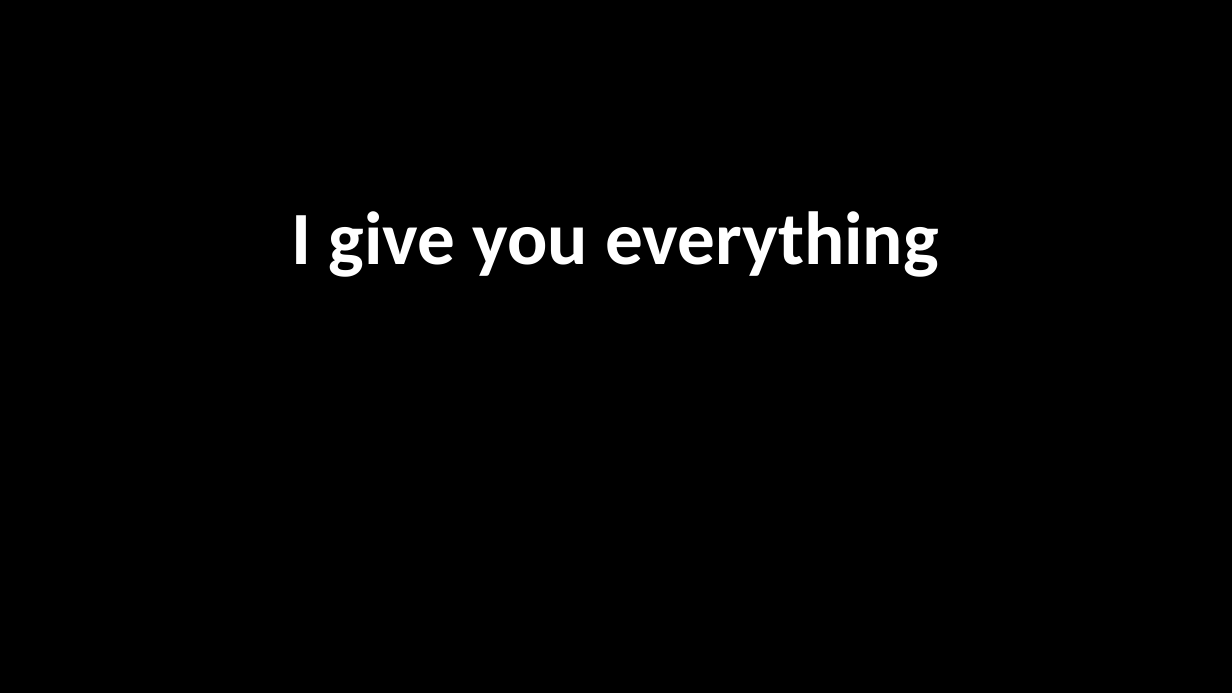
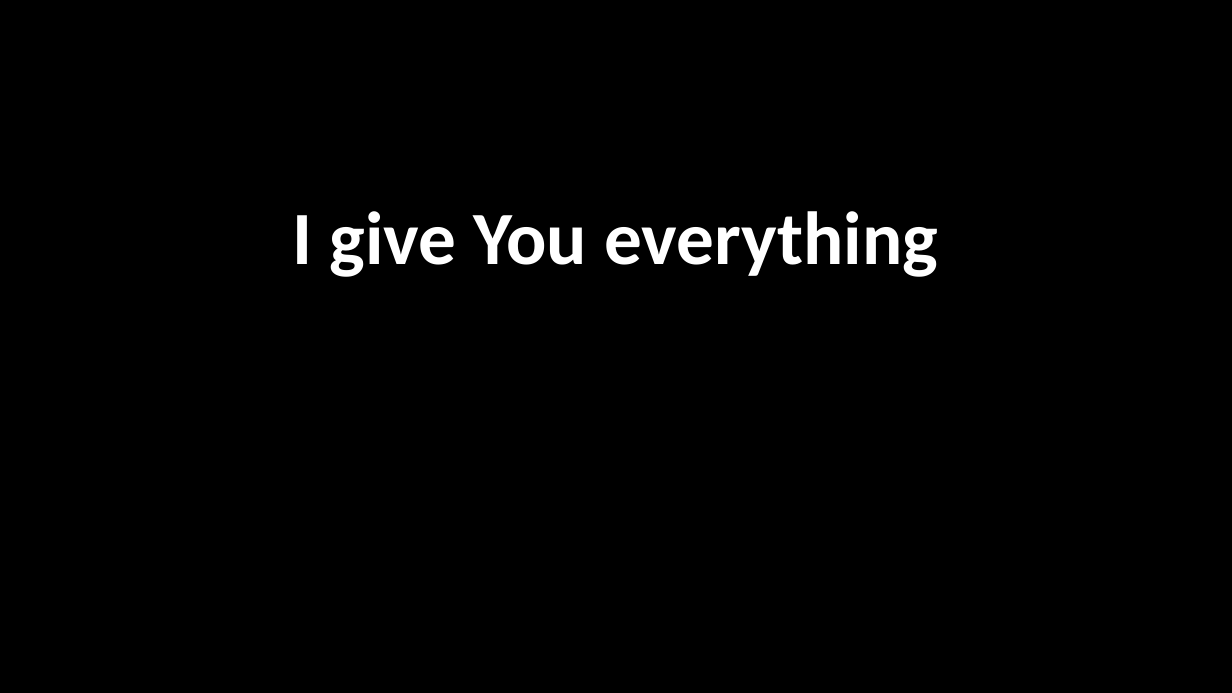
Before and after one commit to rwm6857/GraceChords, a slide deck: slide 14 of public/pptx/goodness_of_god.pptx. Drawn at 1232x693 pixels with LibreOffice and Linux fonts; fonts in the diff are those of the drawing. Boxes give left, top, right and bottom in pixels: in the first picture for what was removed or moved away, otherwise in the second. Text is boxed around its words. In the diff, an @@ line names an element or a change of style, - is before the commit and + after.

```diff
--- a/public/pptx/goodness_of_god.pptx
+++ b/public/pptx/goodness_of_god.pptx
@@ text at (293, 211, 938, 277): text changed @@
-I give you everything
+I give You everything
```
Also in this commit, not shown: 5 other slides changed, 19 other files.
